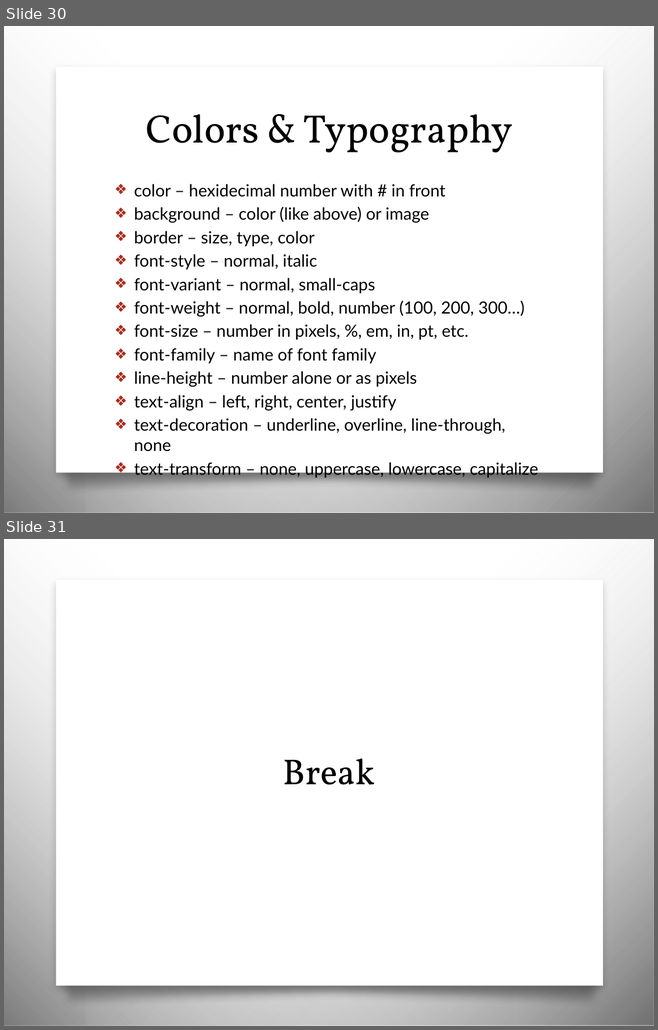
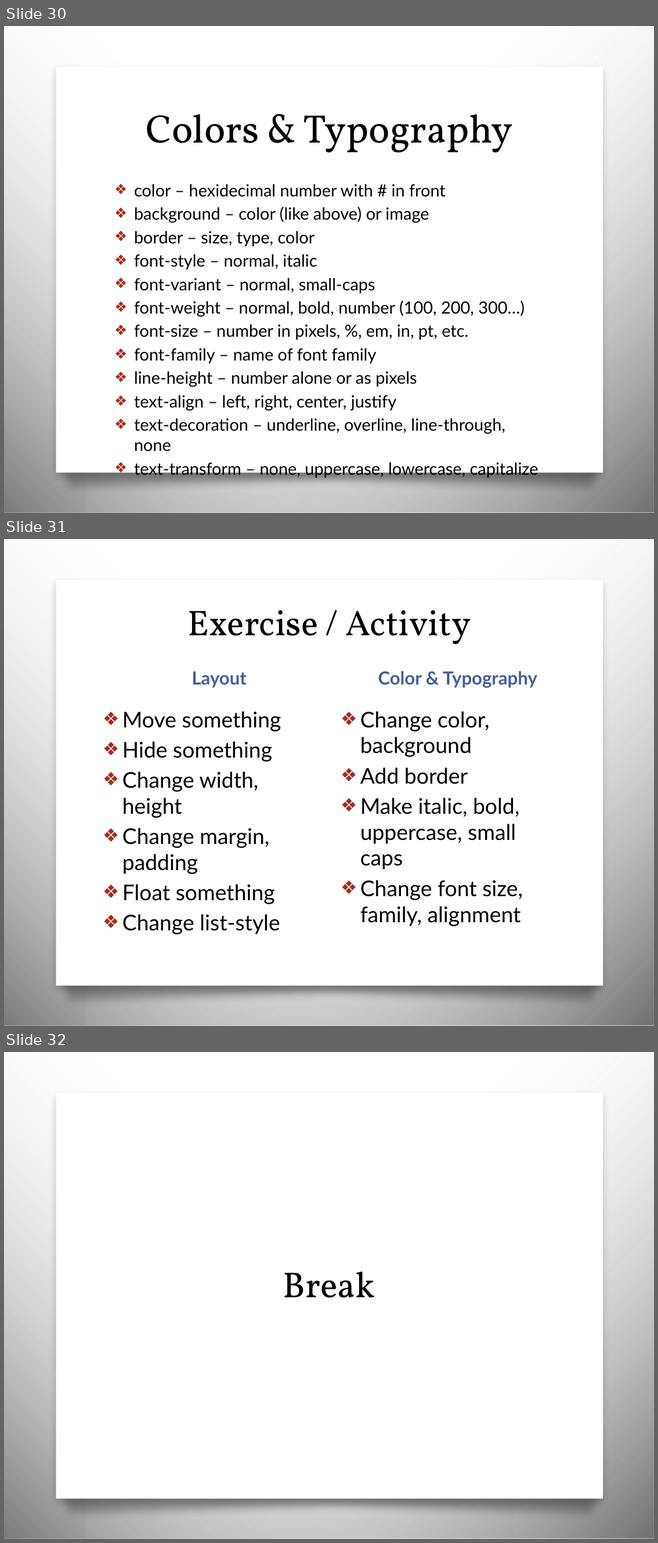
Before and after one commit to awayken/USF-ART329, a slide deck: slides/classthree/slides.pptx. Shown one above the other, each under a label of ours: slides 30 and 31 before the commit, slides 30, 31 and 32 after it. The pictures are 658x1030 and 658x1543 pixels, drawn with LibreOffice and Linux fonts; fonts in the diff are those of the drawing; background and template pictures are left out. Boxes give left, top, right and bottom in pixels: in the first picture for what was removed or moved away, otherwise in the second. Text is boxed around its words. In the diff, an @@ line names an element or a change of style, - is before the commit and + after.

```diff
--- a/slides/classthree/slides.pptx
+++ b/slides/classthree/slides.pptx
@@ slide 31 added at [4,539,654,1026], background picture (left out); not listed: 4 template elements that a slide beside it also shows @@
@@ title added at [188,610,471,645], 39.6 pt, text #000000 @@
+Exercise / Activity
@@ text added at [192,671,247,687], 20 pt, text #465E9C, bold @@
+Layout
@@ text added at [378,671,537,688], 20 pt, text #465E9C, bold @@
+Color & Typography
@@ text added at [122,711,281,935], 24 pt, text #000000 @@
+❖ Move something
+❖ Hide something
+❖ Change width, height
+❖ Change margin, padding
+❖ Float something
+❖ Change list-style
@@ text added at [360,711,523,926], 24 pt, text #000000 @@
+❖ Change color, background
+❖ Add border
+❖ Make italic, bold, uppercase, small caps
+❖ Change font size, family, alignment
@@ what was slide 31 is now slide 32 @@
```
Also in this commit, not shown: 9 slides changed.
